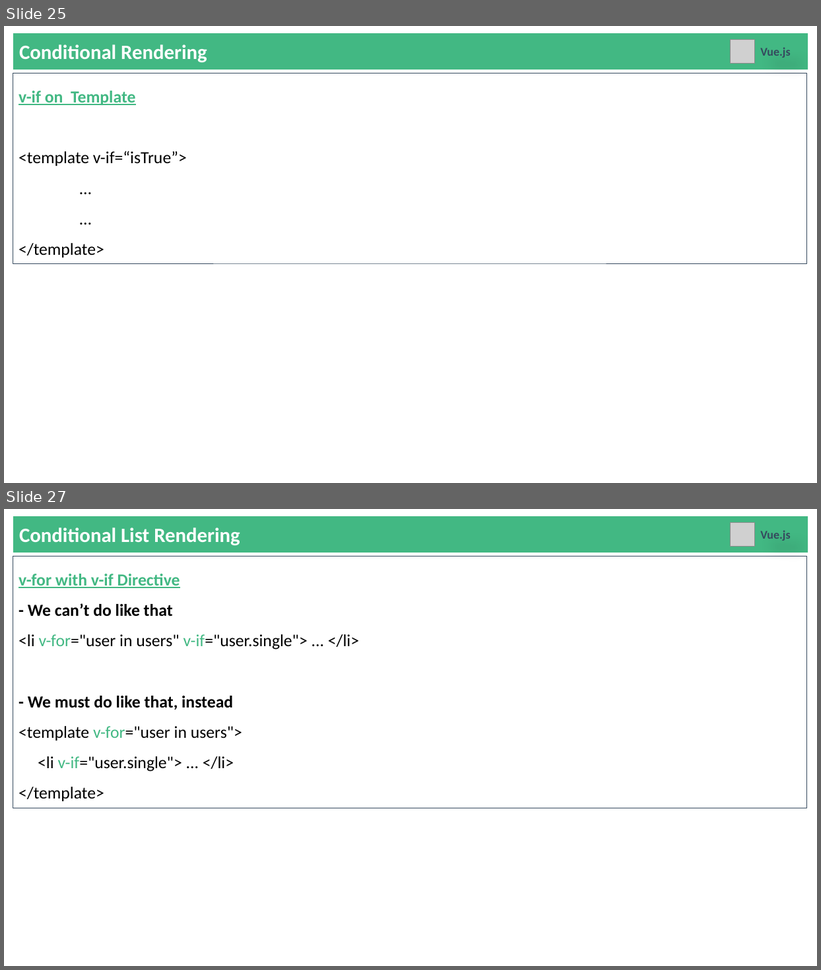
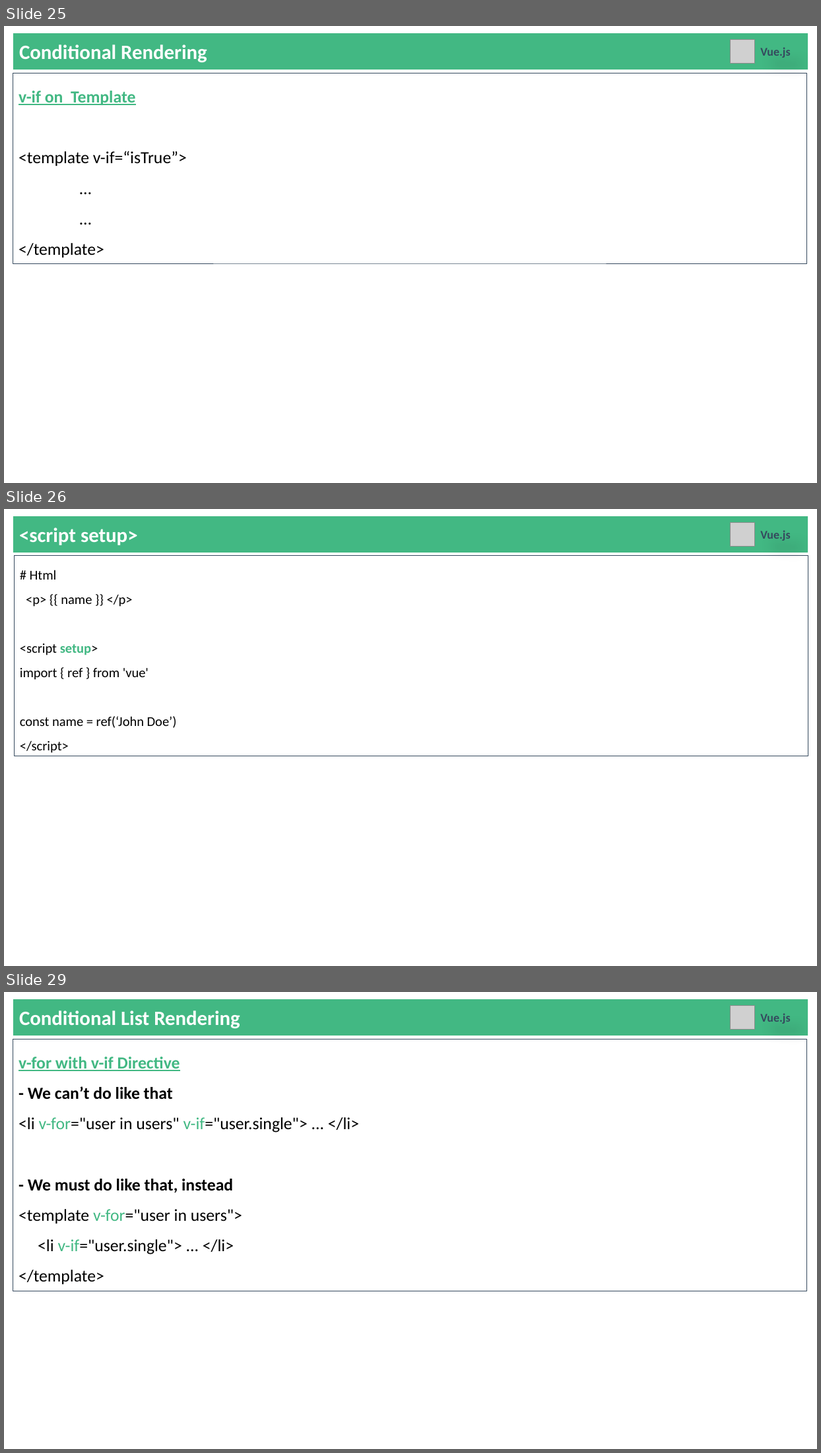
Before and after one commit to YeMyintSoeKMD/vue-creating, a slide deck: 9. Vue.js - Basic to Advance.pptx. Shown one above the other, each under a label of ours: slides 25 and 27 before the commit, slides 25, 26 and 29 after it; the slides between them are not shown. The pictures are 821x970 and 821x1453 pixels, drawn with LibreOffice and Linux fonts; fonts in the diff are those of the drawing; grey boxes stand for pictures. Boxes give left, top, right and bottom in pixels: in the first picture for what was removed or moved away, otherwise in the second. Text is boxed around its words. In the diff, an @@ line names an element or a change of style, - is before the commit and + after.

```diff
--- a/9. Vue.js - Basic to Advance.pptx
+++ b/9. Vue.js - Basic to Advance.pptx
@@ slide 26 added at [4, 509, 817, 966], background #FFFFFF @@
@@ rectangle added at [13, 516, 808, 553], fill #42B883, 24 pt, text #FFFFFF, bold @@
+<script setup>
@@ picture added at [731, 522, 755, 547] @@
@@ text added at [760, 530, 790, 541], 14 pt, text #35495E, bold @@
+Vue.js
@@ rectangle added at [14, 555, 808, 756], outline #35495E 0.25 pt, 16 pt, text #000000 @@
+# Html
+<p> {{ name }} </p>
+<script setup>
+import { ref } from 'vue'
+const name = ref(‘John Doe’)
+</script>
@@ what was slide 27 is now slide 29 @@
```
Also in this commit, not shown: 11 slides changed, 6 other slides added, 10 other files.
